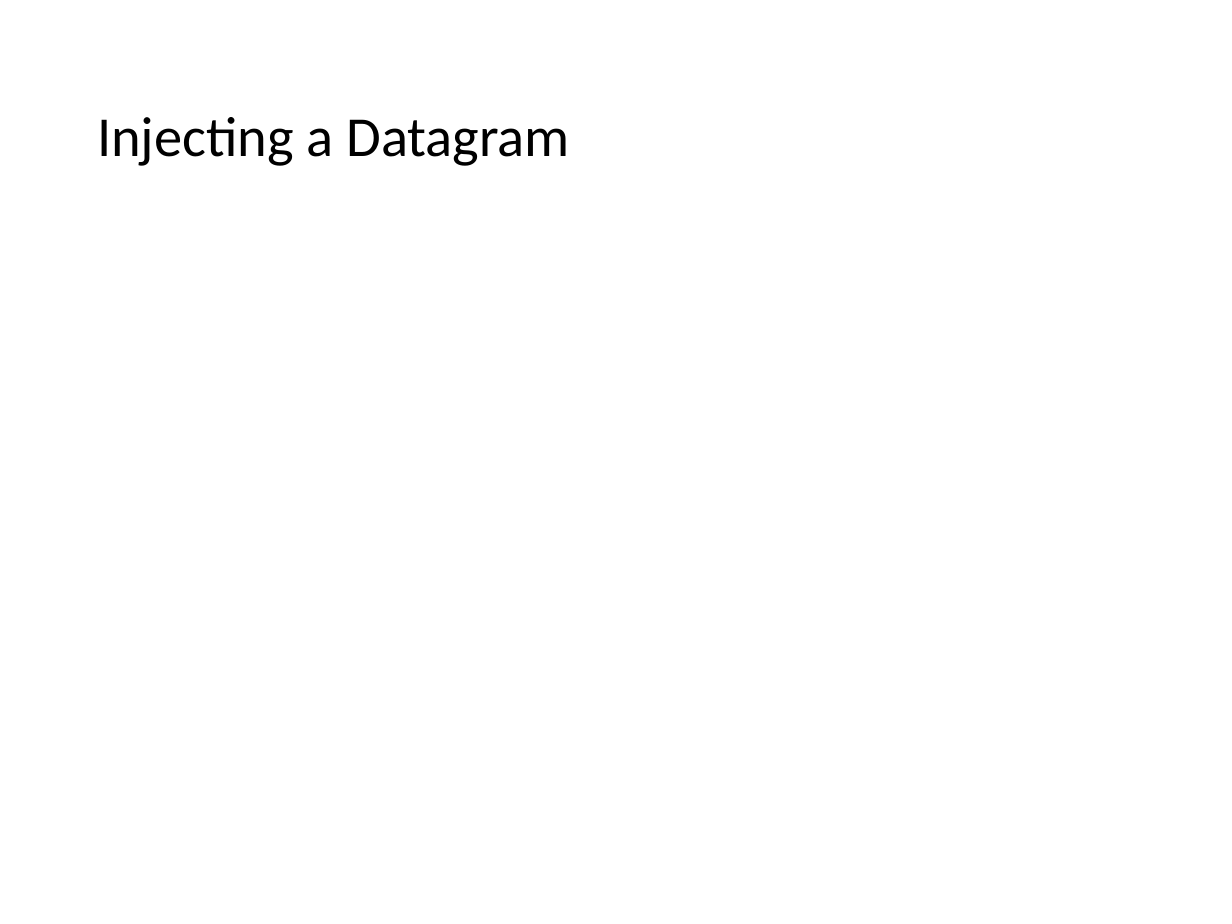
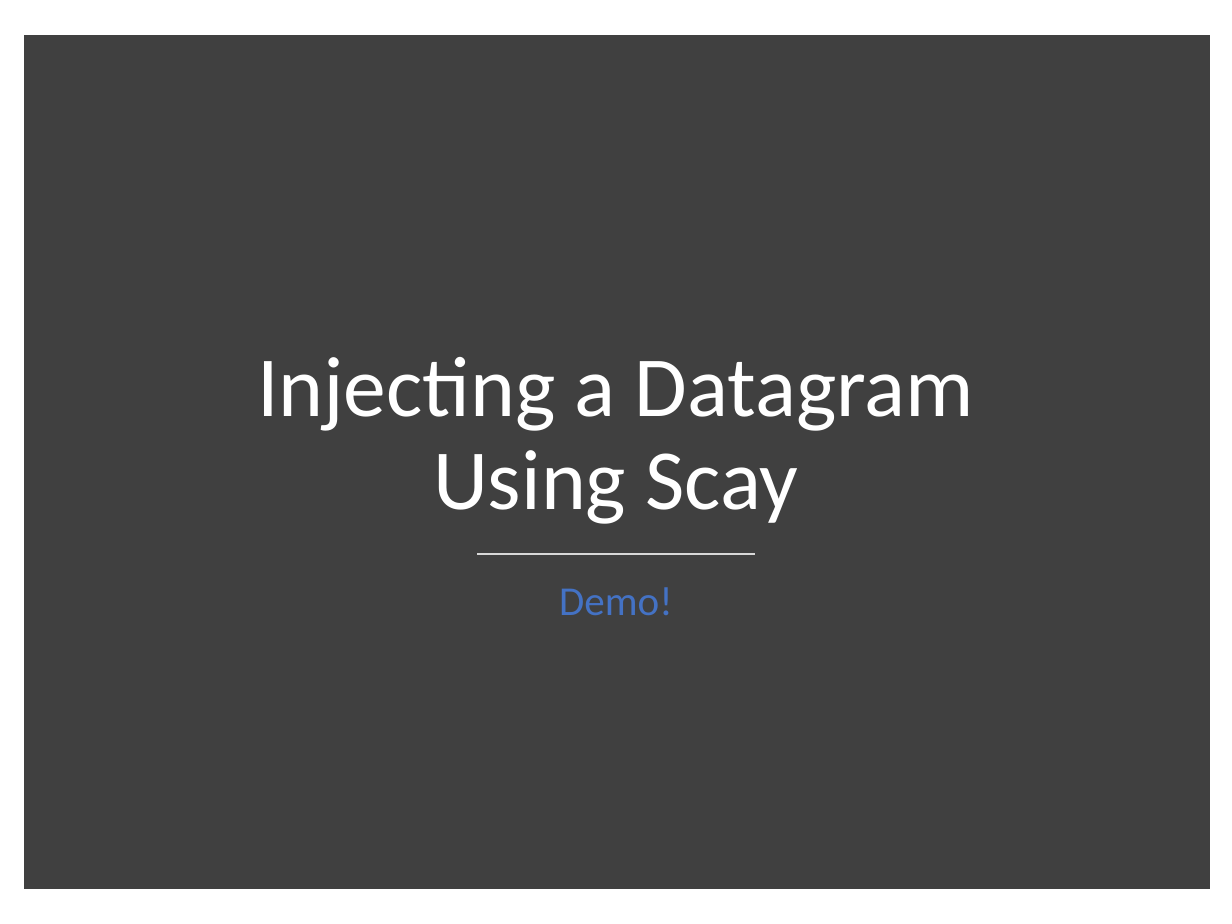
Before and after one commit to shirasael/20588, a slide deck: slide 14 of raw socket & libpcap & icmp.pptx (slide 9 before the commit). Drawn at 1232x924 pixels with LibreOffice and Linux fonts; fonts in the diff are those of the drawing. Boxes give left, top, right and bottom in pixels: in the first picture for what was removed or moved away, otherwise in the second. Text is boxed around its words. In the diff, an @@ line names an element or a change of style, - is before the commit and + after.

```diff
--- a/raw socket & libpcap & icmp.pptx
+++ b/raw socket & libpcap & icmp.pptx
@@ rectangle added at (x1=32, y1=43, x2=1201, y2=881), fill #404040, outline #404040 10 pt @@
@@ title "Injecting a Datagram Using Scay" at (x1=257, y1=357, x2=974, y2=524): vertical alignment middle to bottom @@
@@ title at (x1=257, y1=357, x2=974, y2=524): text changed; size 33 to 50 pt; text colour #000000 to #FFFFFF @@
-Injecting a Datagram
+Injecting a Datagram Using Scay
@@ line added from (478, 553) to (754, 553), #D9D9D9 1 pt @@
@@ text added at (x1=559, y1=587, x2=672, y2=615), 24 pt, text #4472C4 @@
+Demo!
```
Also in this commit, not shown: 8 other slides changed, 12 slides added, 2 slides removed.
